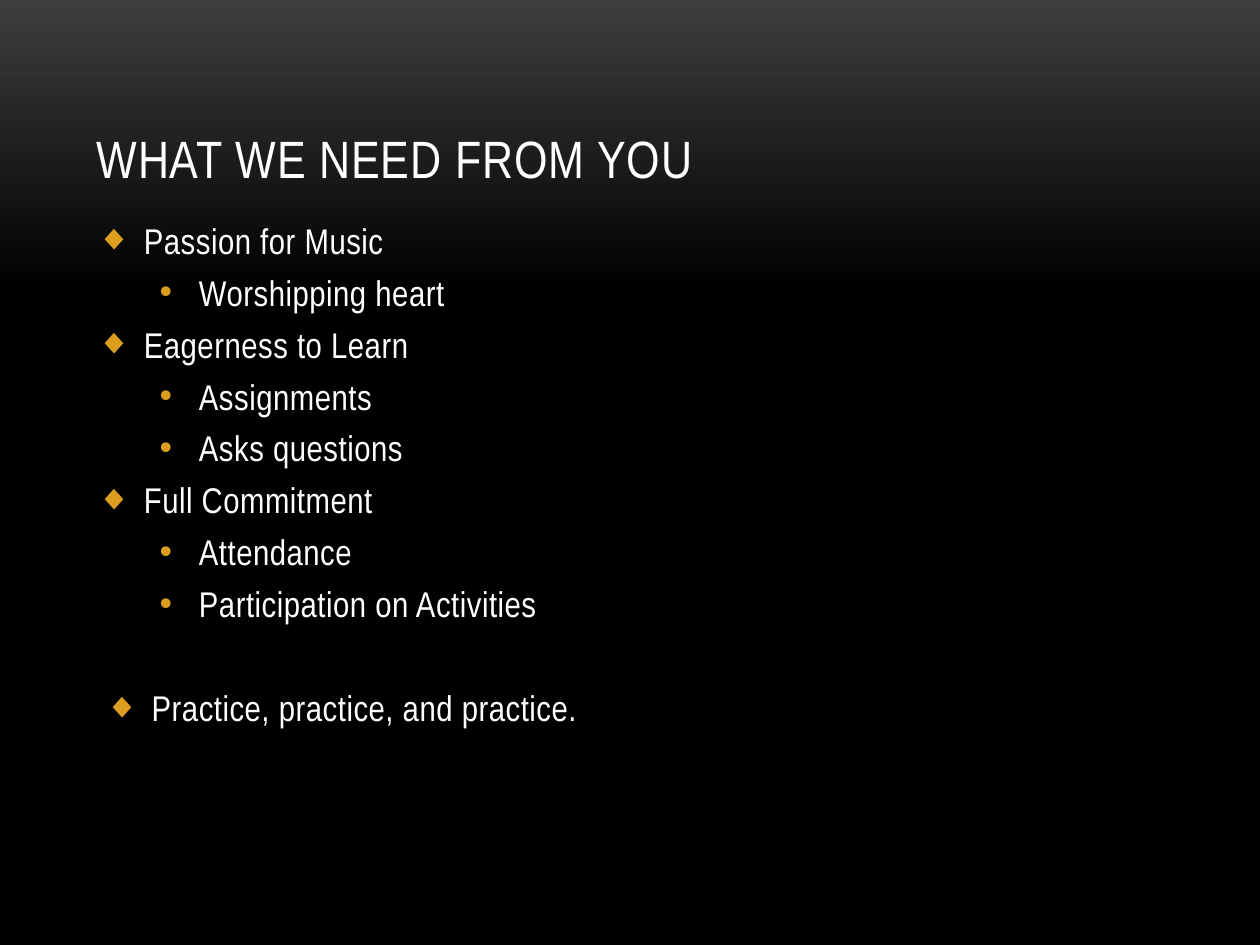
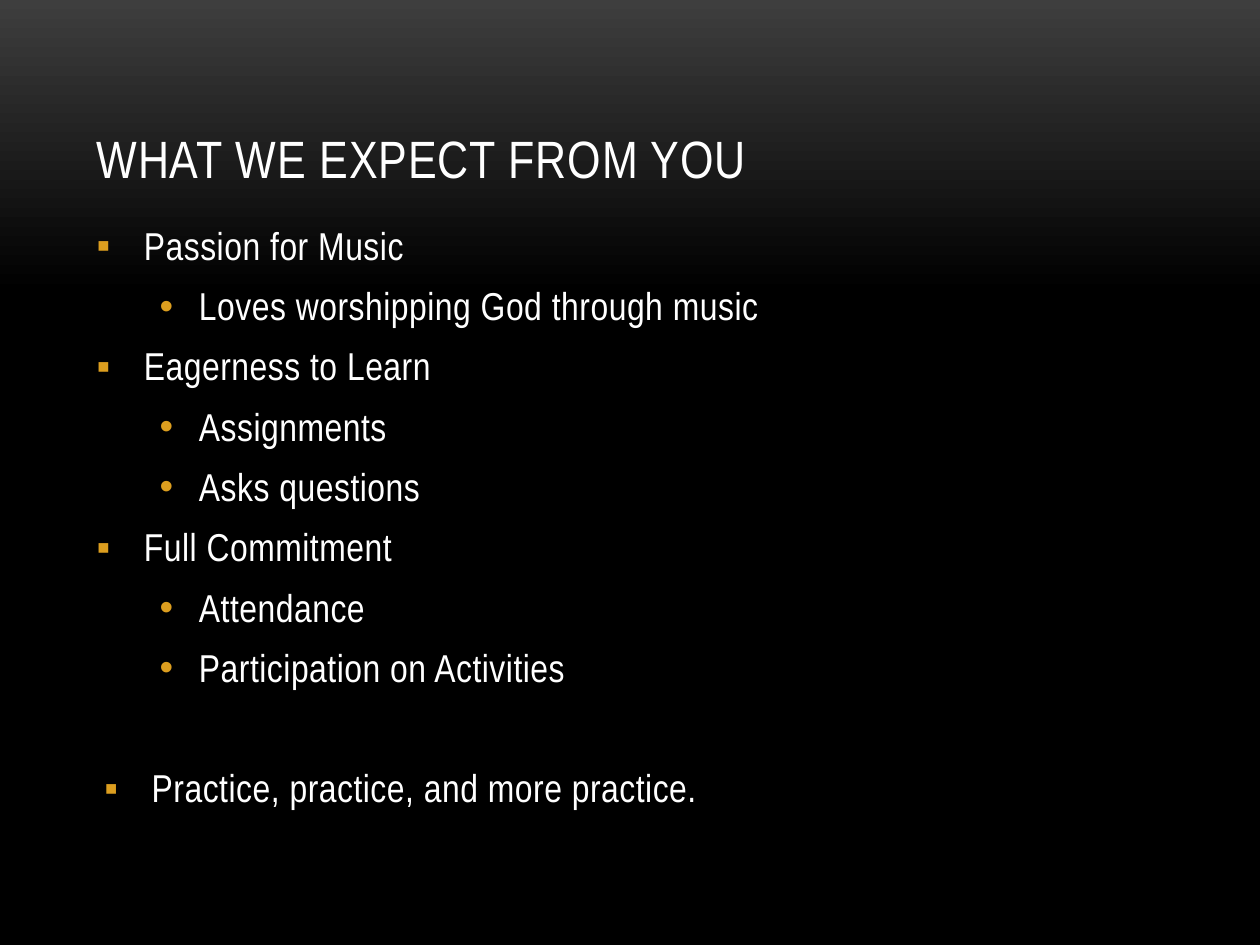
Before and after one commit to GrejSegura/datasciencecoursera, a slide deck: slide 9 of Guitars.pptx (slide 8 before the commit). Drawn at 1260x945 pixels with LibreOffice and Linux fonts; fonts in the diff are those of the drawing; background and template pictures are left out. Boxes give left, top, right and bottom in pixels: in the first picture for what was removed or moved away, otherwise in the second. Text is boxed around its words. In the diff, an @@ line names an element or a change of style, - is before the commit and + after.

```diff
--- a/Guitars.pptx
+++ b/Guitars.pptx
@@ title at box(97, 141, 746, 179): text changed @@
-WHAT WE NEED FROM YOU
+WHAT WE EXPECT FROM YOU
@@ text at box(144, 232, 564, 690): size 20.4 to 22.2 pt in "Passion for Music", "Eagerness to Learn", "Assignments", "Asks questions" and 3 more places; bullet ◆ to ▪; line spacing 0.8 to 0.9 @@
@@ text at box(199, 292, 758, 328): text changed; size 20.4 to 22.2 pt @@
-  • Worshipping heart
+  • Loves worshipping God through music
@@ text at box(152, 774, 696, 810): text changed; size 20.4 to 22.2 pt @@
-◆ Practice, practice, and practice.
+▪ Practice, practice, and more practice.
```
Also in this commit, not shown: 4 other slides changed, 3 slides added, 1 slide removed.
